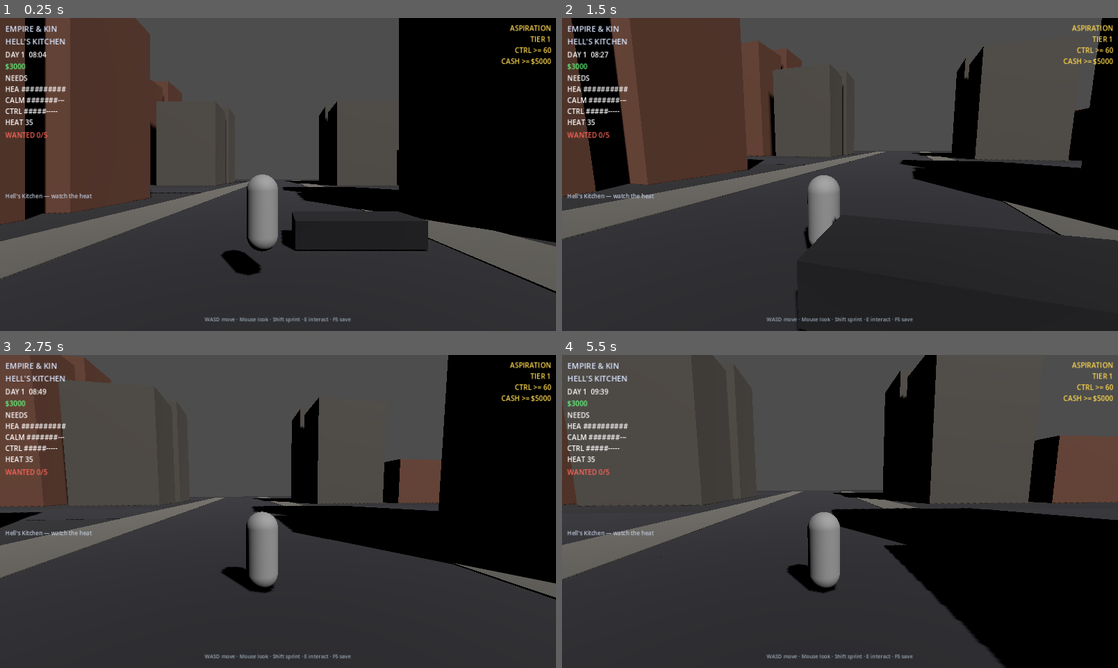
Above: before the commit, frames 1-4 (two rows, left to right).
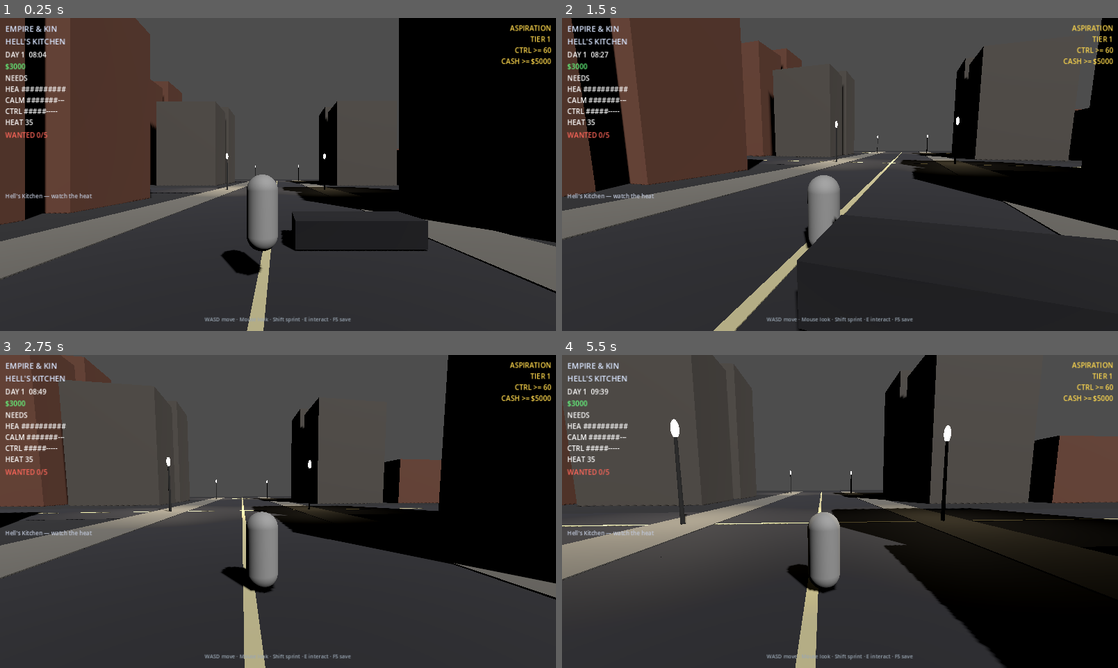
Above: after the commit, the same moments.

Repository: 5mil/empire-and-kin
Game: Godot game, scene res://scenes/main.tscn
The game is run twice, just before and just after one commit, with the same random seed, the same clock (stepped at 60 frames per second) and the same inputs.
Inputs (mouse positions are in pixels of both pictures, inside the frame that each line leads up to):
- Up to frame 1 (0.25 s): no input
- Up to frame 2 (1.5 s): tap Enter at 0.5 s; move the mouse to (867, 174) at 0.52 s; hold E (interact) 0.53-1.28 s; hold W (move_forward) from 0.53 s (still down); move the mouse to (812, 174) at 1.27 s; tap 1 at 1.35 s
- Up to frame 3 (2.75 s): keep holding W (move_forward); move the mouse to (289, 505) at 2.02 s; tap 2 at 2.1 s
- Up to frame 4 (5.5 s): keep holding W (move_forward); move the mouse to (834, 517) at 2.77 s; tap E (interact) at 2.85 s; move the mouse to (878, 514) at 3.52 s; tap 1 at 3.6 s; move the mouse to (795, 508) at 4.27 s; tap 2 at 4.35 s; move the mouse to (845, 511) at 5.02 s; hold E (interact) from 5.03 s (still down)

The runs differ from the first frame. In frame 1, 0.9% of the frame differs, in the area x 35-64%, y 43-100%; in frame 2, 1.5%; in frame 3, 1.7%; in frame 4, 6.1%, in the area x 0-100%, y 20-100%.

Commit message:
godot: HK block — street lamps + painted center lines

Diff:
--- a/godot/scripts/districts/hells_kitchen_block.gd
+++ b/godot/scripts/districts/hells_kitchen_block.gd
@@ -1,13 +1,6 @@
 extends Node3D
 ## Hell's Kitchen playable slice — geometry from real NYC street rules.
-##
-## Real pattern (Midtown West):
-##   Avenues run N–S (game −Z = north-ish for playability)
-##   Cross streets run E–W (game X)
-## Scale: ~1 unit ≈ 1 meter. One block ≈ 60–80 m avenue spacing (compressed for play).
-##
-## Reference center: ~40.7638, -73.9918 (9th/10th Ave corridor).
-## Not a full OSM mesh dump — authored simplification until OSM import lands.
+## Avenues N–S, streets E–W. Reference ~40.7638, -73.9918.
 
 @export var avenue_count: int = 3
 @export var street_count: int = 4
@@ -19,9 +12,6 @@
 @export var building_min_h: float = 8.0
 @export var building_max_h: float = 28.0
 
-const AVE_NAMES := ["10th Ave", "9th Ave", "8th Ave"]
-const ST_NAMES := ["W 48th", "W 47th", "W 46th", "W 45th"]
-
 func _ready() -> void:
 	_build_grid()
 	GameState.current_district_id = "hells_kitchen"
@@ -32,7 +22,7 @@
 	mat_road.roughness = 0.95
 
 	var mat_walk := StandardMaterial3D.new()
-	mat_walk.albedo_color = Color(0.35, 0.34, 0.32)
+	mat_walk.albedo_color = Color(0.38, 0.37, 0.35)
 	mat_walk.roughness = 0.9
 
 	var mat_brick := StandardMaterial3D.new()
@@ -43,76 +33,90 @@
 	mat_brick2.albedo_color = Color(0.32, 0.30, 0.28)
 	mat_brick2.roughness = 0.85
 
+	var mat_line := StandardMaterial3D.new()
+	mat_line.albedo_color = Color(0.75, 0.72, 0.55)
+	mat_line.roughness = 0.7
+
+	var mat_pole := StandardMaterial3D.new()
+	mat_pole.albedo_color = Color(0.15, 0.15, 0.15)
+
 	var origin := Vector3(
 		-(avenue_count - 1) * avenue_spacing * 0.5,
 		0.0,
 		-(street_count - 1) * street_spacing * 0.5
 	)
 
-	# Avenues (N–S strips along Z)
 	for ai in range(avenue_count):
 		var x: float = origin.x + ai * avenue_spacing
 		var length: float = (street_count - 1) * street_spacing + road_width + 20.0
-		_add_road_strip(
-			Vector3(x, 0.05, origin.z + (street_count - 1) * street_spacing * 0.5),
-			Vector3(road_width, 0.1, length),
-			mat_road,
-			"Ave_%d" % ai
-		)
-		# Sidewalks either side of avenue
+		var zc: float = origin.z + (street_count - 1) * street_spacing * 0.5
+		_add_static_box(Vector3(x, 0.05, zc), Vector3(road_width, 0.1, length), mat_road, true)
+		# Center line
+		_add_static_box(Vector3(x, 0.11, zc), Vector3(0.25, 0.02, length * 0.9), mat_line, false)
 		for side in [-1.0, 1.0]:
 			var sx: float = x + side * (road_width * 0.5 + sidewalk_width * 0.5)
-			_add_static_box(
-				Vector3(sx, 0.08, origin.z + (street_count - 1) * street_spacing * 0.5),
-				Vector3(sidewalk_width, 0.12, length),
-				mat_walk,
-				false
-			)
+			_add_static_box(Vector3(sx, 0.08, zc), Vector3(sidewalk_width, 0.12, length), mat_walk, false)
+			# Lamps along sidewalk
+			for li in range(street_count):
+				var lz: float = origin.z + li * street_spacing
+				_add_lamp(Vector3(sx, 0.0, lz), mat_pole)
 
-	# Cross streets (E–W)
 	for si in range(street_count):
 		var z: float = origin.z + si * street_spacing
 		var length: float = (avenue_count - 1) * avenue_spacing + road_width + 20.0
-		_add_road_strip(
-			Vector3(origin.x + (avenue_count - 1) * avenue_spacing * 0.5, 0.05, z),
-			Vector3(length, 0.1, road_width),
-			mat_road,
-			"St_%d" % si
-		)
+		var xc: float = origin.x + (avenue_count - 1) * avenue_spacing * 0.5
+		_add_static_box(Vector3(xc, 0.05, z), Vector3(length, 0.1, road_width), mat_road, true)
+		_add_static_box(Vector3(xc, 0.11, z), Vector3(length * 0.9, 0.02, 0.25), mat_line, false)
 
-	# Building lots on block interiors (between avenues and streets)
 	var rng := RandomNumberGenerator.new()
-	rng.seed = 1948  # stable layout
+	rng.seed = 1948
 	for ai in range(avenue_count - 1):
 		for si in range(street_count - 1):
 			var cx: float = origin.x + (ai + 0.5) * avenue_spacing
 			var cz: float = origin.z + (si + 0.5) * street_spacing
 			var lot_w: float = avenue_spacing - road_width - sidewalk_width * 2.0 - 4.0
 			var lot_d: float = street_spacing - road_width - sidewalk_width * 2.0 - 4.0
-			# Two buildings per lot face (simplified tenement row)
 			for row in range(2):
 				var h: float = rng.randf_range(building_min_h, building_max_h)
 				var bw: float = lot_w * 0.42
 				var bd: float = minf(building_depth, lot_d * 0.4)
 				var ox: float = cx + (row - 0.5) * (lot_w * 0.5)
-				var oz: float = cz - lot_d * 0.25
 				var mat: Material = mat_brick if (ai + si + row) % 2 == 0 else mat_brick2
-				_add_static_box(
-					Vector3(ox, h * 0.5, oz),
-					Vector3(bw, h, bd),
-					mat,
-					true
-				)
-				# Opposite face
-				_add_static_box(
-					Vector3(ox, h * 0.5 * 0.9, cz + lot_d * 0.25),
-					Vector3(bw * 0.95, h * 0.9, bd),
-					mat,
-					true
-				)
+				_add_static_box(Vector3(ox, h * 0.5, cz - lot_d * 0.25), Vector3(bw, h, bd), mat, true)
+				_add_static_box(Vector3(ox, h * 0.45, cz + lot_d * 0.25), Vector3(bw * 0.95, h * 0.9, bd), mat, true)
 
-func _add_road_strip(pos: Vector3, size: Vector3, mat: Material, _name: String) -> void:
-	_add_static_box(pos, size, mat, true)
+func _add_lamp(pos: Vector3, mat_pole: Material) -> void:
+	var body := StaticBody3D.new()
+	body.position = pos
+	var pole := MeshInstance3D.new()
+	var cyl := CylinderMesh.new()
+	cyl.top_radius = 0.08
+	cyl.bottom_radius = 0.12
+	cyl.height = 5.5
+	pole.mesh = cyl
+	pole.position.y = 2.75
+	pole.material_override = mat_pole
+	body.add_child(pole)
+	var light := OmniLight3D.new()
+	light.position = Vector3(0, 5.4, 0)
+	light.light_energy = 1.4
+	light.light_color = Color(1.0, 0.92, 0.75)
+	light.omni_range = 14.0
+	light.shadow_enabled = false
+	body.add_child(light)
+	var bulb := MeshInstance3D.new()
+	var sphere := SphereMesh.new()
+	sphere.radius = 0.2
+	bulb.mesh = sphere
+	bulb.position.y = 5.4
+	var mat_b := StandardMaterial3D.new()
+	mat_b.albedo_color = Color(1.0, 0.95, 0.8)
+	mat_b.emission_enabled = true
+	mat_b.emission = Color(1.0, 0.9, 0.6)
+	mat_b.emission_energy_multiplier = 2.0
+	bulb.material_override = mat_b
+	body.add_child(bulb)
+	add_child(body)
 
 func _add_static_box(pos: Vector3, size: Vector3, mat: Material, collide: bool) -> void:
 	var body := StaticBody3D.new()
